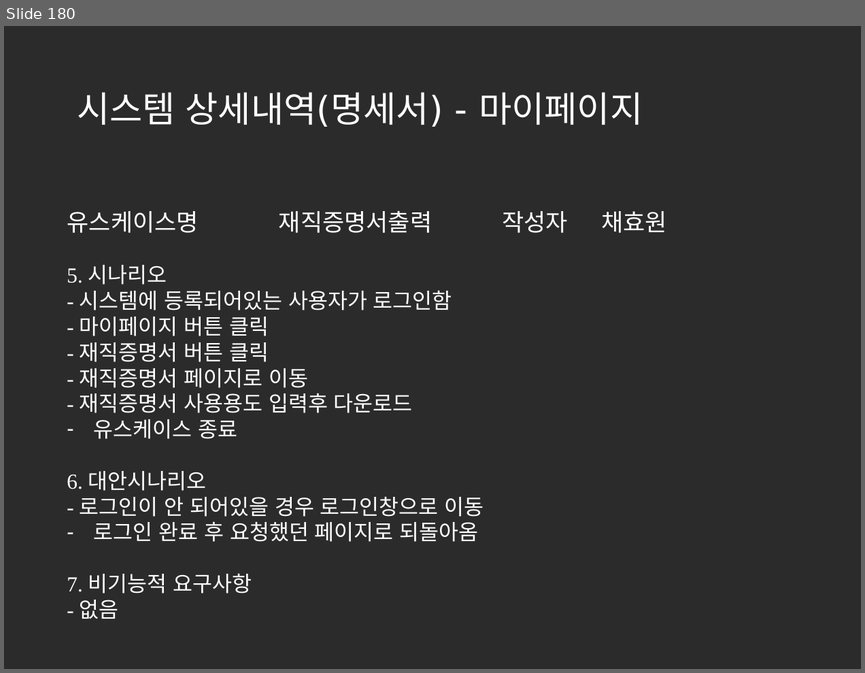
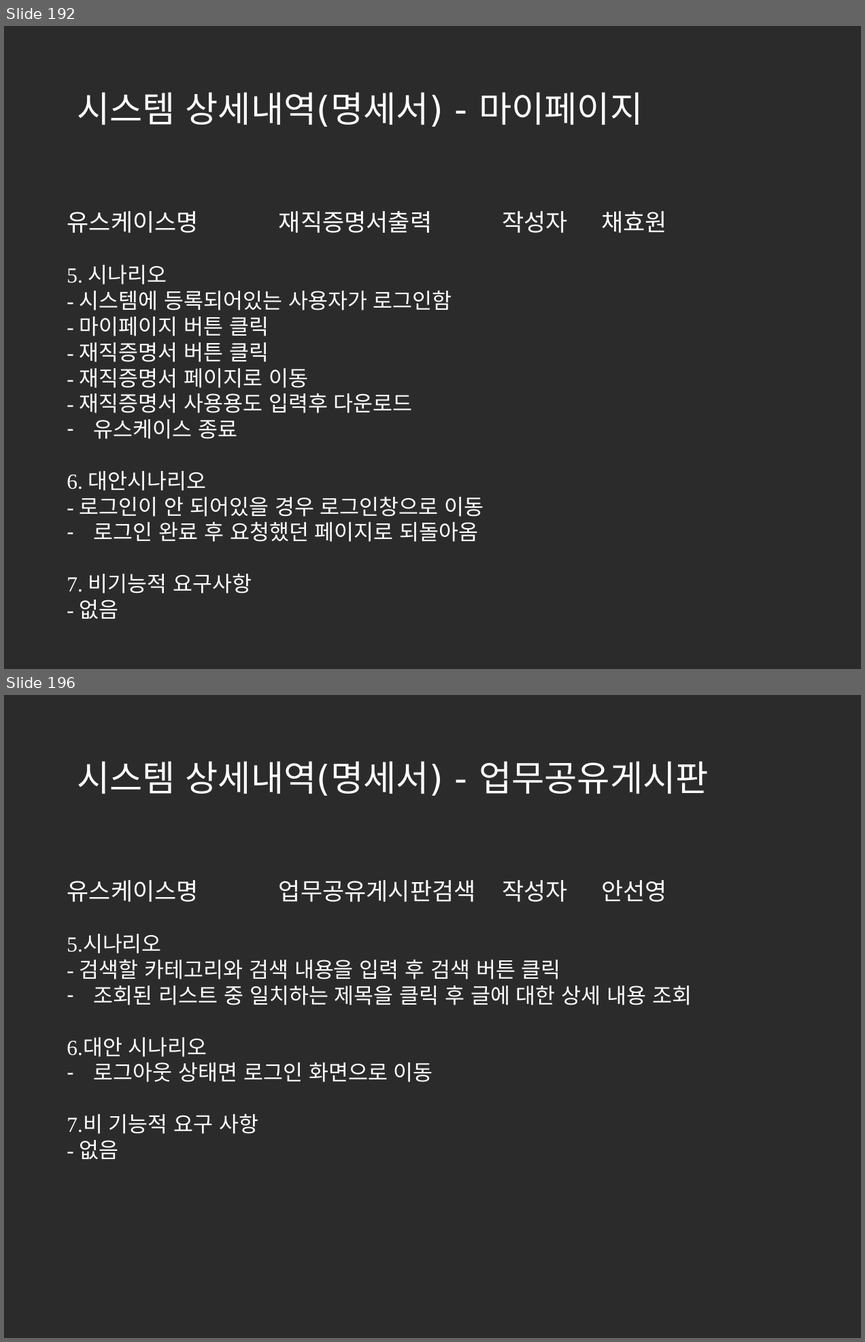
Before and after one commit to korea600/useful, a slide deck: Useful/UML/Presentation/useful_ppt_초안(수정중).pptx. Shown one above the other, each under a label of ours: slide 180 before the commit, slides 192 and 196 after it; the slides between them are not shown. The pictures are 865x673 and 865x1342 pixels, drawn with LibreOffice and Linux fonts; fonts in the diff are those of the drawing; background and template pictures are left out; a plain dark background stands for a picture behind light text. Boxes give left, top, right and bottom in pixels: in the first picture for what was removed or moved away, otherwise in the second. Text is boxed around its words. In the diff, an @@ line names an element or a change of style, - is before the commit and + after.

Commit message:
명세서 완료

```diff
--- a/Useful/UML/Presentation/useful_ppt_초안(수정중).pptx
+++ b/Useful/UML/Presentation/useful_ppt_초안(수정중).pptx
@@ slide 196 added at bbox=[4, 695, 861, 1338], background picture (left out) @@
@@ title added at bbox=[77, 761, 708, 796], 30 pt, text #FFFFFF @@
+시스템 상세내역(명세서) - 업무공유게시판
@@ text added at bbox=[67, 880, 667, 902], 20 pt, text #FFFFFF @@
+유스케이스명 업무공유게시판검색 작성자 안선영
@@ text added at bbox=[67, 935, 691, 1159], 18 pt, text #FFFFFF @@
+5.시나리오
+- 검색할 카테고리와 검색 내용을 입력 후 검색 버튼 클릭
+– 조회된 리스트 중 일치하는 제목을 클릭 후 글에 대한 상세 내용 조회
+6.대안 시나리오
+– 로그아웃 상태면 로그인 화면으로 이동
+7.비 기능적 요구 사항
+- 없음
@@ what was slide 180 is now slide 192 @@
```
Also in this commit, not shown: 1 slide changed, 44 other slides added, 7 slides removed.
